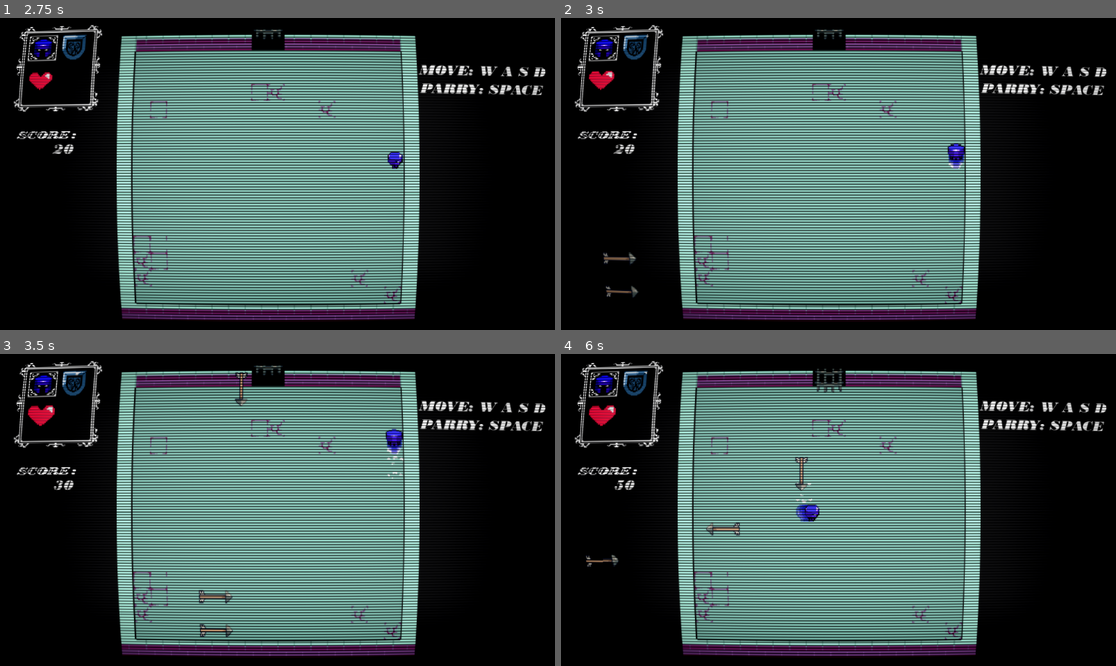
Above: before the commit, frames 1-4 (two rows, left to right).
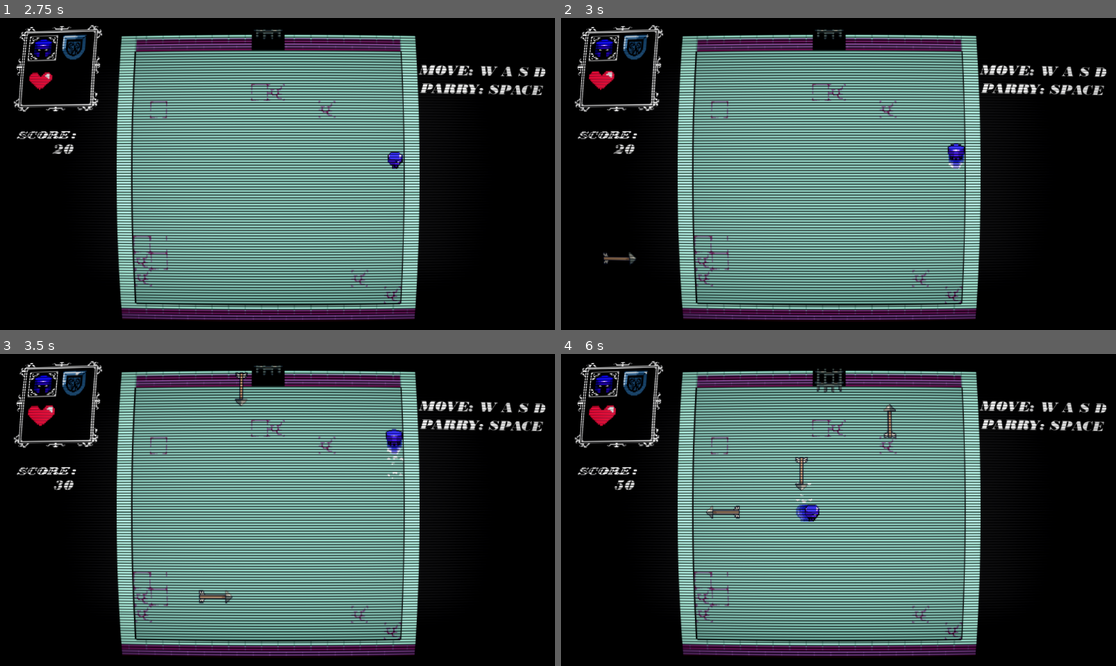
Above: after the commit, the same moments.

Repository: rddtz/gamejamplus
Game: Godot game, scene res://scenes/main.tscn
Same seed, same stepped clock (60 frames per second), same inputs: the game is played once before the commit and once after it. This scene is started directly instead of the project's main scene.
Inputs:
- Up to frame 1 (2.75 s): tap Enter (enviar) at 0.5, 0.6, 2.1 s; hold Right (RIGHT) 0.53-1.28 s; hold S (DOWN) 1.28-2.03 s; tap Space (parry_block) at 1.35 s; hold Right (RIGHT) from 2.03 s (still down)
- Up to frame 2 (3 s): release Right (RIGHT) at 2.78 s; hold W (UP) from 2.78 s (still down); tap Space (parry_block) at 2.85 s
- Up to frame 3 (3.5 s): keep holding W (UP)
- Up to frame 4 (6 s): release W (UP) at 3.53 s; hold A (LEFT) 3.53-5.03 s; tap Enter (enviar) at 3.6, 5.1 s; tap Space (parry_block) at 4.35, 5.85 s; hold S (DOWN) 5.03-5.78 s; hold Right (RIGHT) from 5.78 s (still down)

Frame 1 is identical in both runs. In frame 2, less than 0.1% of the frame differs, in the area x 8-15%, y 85-90%; in frame 3, 0.1%; in frame 4, 0.5%, in the area x 4-61%, y 16-69%.

Commit message:
new aniamtion for spines and waves length

Diff:
--- a/plus/scenes/armadilha-chao.tscn
+++ b/plus/scenes/armadilha-chao.tscn
@@ -1,87 +1,62 @@
-[gd_scene load_steps=25 format=3 uid="uid://cxwj846bjca2"]
+[gd_scene load_steps=18 format=3 uid="uid://cxwj846bjca2"]
 
 [ext_resource type="Script" path="res://scripts/armadilha_chao.gd" id="1_3xmyd"]
-[ext_resource type="Texture2D" uid="uid://8w51h81jn3a0" path="res://assets/antes_espinhos_teste.png" id="3_4x4xa"]
-[ext_resource type="Texture2D" uid="uid://vkjfgik8j5ar" path="res://assets/Animation_spike1.png" id="3_ql23c"]
-
-[sub_resource type="AtlasTexture" id="AtlasTexture_xvjc7"]
-atlas = ExtResource("3_ql23c")
-region = Rect2(0, 112, 256, 16)
-
-[sub_resource type="AtlasTexture" id="AtlasTexture_hybrd"]
-atlas = ExtResource("3_ql23c")
+[ext_resource type="Texture2D" uid="uid://b5kcyvip7di3d" path="res://assets/New_spike-Sheet.png" id="2_yphug"]
+
+[sub_resource type="AtlasTexture" id="AtlasTexture_etxow"]
+atlas = ExtResource("2_yphug")
+region = Rect2(0, 80, 256, 16)
+
+[sub_resource type="AtlasTexture" id="AtlasTexture_veh0s"]
+atlas = ExtResource("2_yphug")
+region = Rect2(0, 64, 256, 16)
+
+[sub_resource type="AtlasTexture" id="AtlasTexture_fvyfb"]
+atlas = ExtResource("2_yphug")
+region = Rect2(0, 48, 256, 16)
+
+[sub_resource type="AtlasTexture" id="AtlasTexture_n2ohy"]
+atlas = ExtResource("2_yphug")
 region = Rect2(0, 32, 256, 16)
 
-[sub_resource type="AtlasTexture" id="AtlasTexture_wr6im"]
-atlas = ExtResource("3_ql23c")
+[sub_resource type="AtlasTexture" id="AtlasTexture_50fmi"]
+atlas = ExtResource("2_yphug")
+region = Rect2(0, 64, 256, 16)
+
+[sub_resource type="AtlasTexture" id="AtlasTexture_0jq2f"]
+atlas = ExtResource("2_yphug")
 region = Rect2(0, 16, 256, 16)
 
-[sub_resource type="AtlasTexture" id="AtlasTexture_rsgb6"]
-atlas = ExtResource("3_ql23c")
-region = Rect2(0, 0, 256, 16)
-
-[sub_resource type="AtlasTexture" id="AtlasTexture_s4d64"]
-atlas = ExtResource("3_ql23c")
-region = Rect2(0, 0, 256, 16)
-
-[sub_resource type="AtlasTexture" id="AtlasTexture_krjx0"]
-atlas = ExtResource("3_ql23c")
-region = Rect2(0, 0, 256, 16)
-
-[sub_resource type="AtlasTexture" id="AtlasTexture_5e63s"]
-atlas = ExtResource("3_ql23c")
-region = Rect2(0, 16, 256, 16)
-
-[sub_resource type="AtlasTexture" id="AtlasTexture_vbofk"]
-atlas = ExtResource("3_ql23c")
+[sub_resource type="AtlasTexture" id="AtlasTexture_drfp5"]
+atlas = ExtResource("2_yphug")
 region = Rect2(0, 32, 256, 16)
 
-[sub_resource type="AtlasTexture" id="AtlasTexture_oquqy"]
-atlas = ExtResource("3_ql23c")
+[sub_resource type="AtlasTexture" id="AtlasTexture_el7x4"]
+atlas = ExtResource("2_yphug")
 region = Rect2(0, 48, 256, 16)
 
-[sub_resource type="AtlasTexture" id="AtlasTexture_7aidx"]
-atlas = ExtResource("3_ql23c")
-region = Rect2(0, 64, 256, 16)
-
-[sub_resource type="AtlasTexture" id="AtlasTexture_ipljy"]
-atlas = ExtResource("3_ql23c")
+[sub_resource type="AtlasTexture" id="AtlasTexture_lqsrn"]
+atlas = ExtResource("2_yphug")
 region = Rect2(0, 80, 256, 16)
 
-[sub_resource type="AtlasTexture" id="AtlasTexture_nwwyo"]
-atlas = ExtResource("3_ql23c")
-region = Rect2(0, 96, 256, 16)
-
-[sub_resource type="AtlasTexture" id="AtlasTexture_vxiu0"]
-atlas = ExtResource("3_ql23c")
-region = Rect2(0, 112, 256, 16)
-
-[sub_resource type="AtlasTexture" id="AtlasTexture_vswlb"]
-atlas = ExtResource("3_ql23c")
-region = Rect2(0, 48, 256, 16)
-
-[sub_resource type="AtlasTexture" id="AtlasTexture_17hlw"]
-atlas = ExtResource("3_ql23c")
-region = Rect2(0, 16, 256, 16)
-
-[sub_resource type="AtlasTexture" id="AtlasTexture_xo48p"]
-atlas = ExtResource("3_ql23c")
+[sub_resource type="AtlasTexture" id="AtlasTexture_d7h7q"]
+atlas = ExtResource("2_yphug")
 region = Rect2(0, 0, 256, 16)
 
 [sub_resource type="SpriteFrames" id="SpriteFrames_62jgt"]
 animations = [{
 "frames": [{
 "duration": 1.0,
-"texture": SubResource("AtlasTexture_xvjc7")
-}, {
-"duration": 1.0,
-"texture": SubResource("AtlasTexture_hybrd")
-}, {
-"duration": 1.0,
-"texture": SubResource("AtlasTexture_wr6im")
-}, {
-"duration": 1.0,
-"texture": SubResource("AtlasTexture_rsgb6")
+"texture": SubResource("AtlasTexture_etxow")
+}, {
+"duration": 1.0,
+"texture": SubResource("AtlasTexture_veh0s")
+}, {
+"duration": 1.0,
+"texture": SubResource("AtlasTexture_fvyfb")
+}, {
+"duration": 1.0,
+"texture": SubResource("AtlasTexture_n2ohy")
 }],
 "loop": false,
 "name": &"descendo",
@@ -89,7 +64,7 @@
 }, {
 "frames": [{
 "duration": 1.0,
-"texture": SubResource("AtlasTexture_s4d64")
+"texture": SubResource("AtlasTexture_50fmi")
 }],
 "loop": true,
 "name": &"machucando",
@@ -97,43 +72,46 @@
 }, {
 "frames": [{
 "duration": 1.0,
-"texture": SubResource("AtlasTexture_krjx0")
-}, {
-"duration": 1.0,
-"texture": SubResource("AtlasTexture_5e63s")
-}, {
-"duration": 1.0,
-"texture": SubResource("AtlasTexture_vbofk")
-}, {
-"duration": 1.0,
-"texture": SubResource("AtlasTexture_oquqy")
-}, {
-"duration": 1.0,
-"texture": SubResource("AtlasTexture_7aidx")
-}, {
-"duration": 1.0,
-"texture": SubResource("AtlasTexture_ipljy")
-}, {
-"duration": 1.0,
-"texture": SubResource("AtlasTexture_nwwyo")
-}, {
-"duration": 1.0,
-"texture": SubResource("AtlasTexture_vxiu0")
-}, {
-"duration": 1.0,
-"texture": SubResource("AtlasTexture_vxiu0")
-}, {
-"duration": 1.0,
-"texture": SubResource("AtlasTexture_vxiu0")
-}, {
-"duration": 1.0,
-"texture": SubResource("AtlasTexture_vswlb")
-}, {
-"duration": 1.0,
-"texture": SubResource("AtlasTexture_17hlw")
-}, {
-"duration": 1.0,
-"texture": SubResource("AtlasTexture_xo48p")
+"texture": SubResource("AtlasTexture_0jq2f")
+}, {
+"duration": 1.0,
+"texture": SubResource("AtlasTexture_drfp5")
+}, {
+"duration": 1.0,
+"texture": SubResource("AtlasTexture_el7x4")
+}, {
+"duration": 1.0,
+"texture": SubResource("AtlasTexture_50fmi")
+}, {
+"duration": 1.0,
+"texture": SubResource("AtlasTexture_lqsrn")
+}, {
+"duration": 1.0,
+"texture": SubResource("AtlasTexture_lqsrn")
+}, {
+"duration": 1.0,
+"texture": SubResource("AtlasTexture_lqsrn")
+}, {
+"duration": 1.0,
+"texture": SubResource("AtlasTexture_lqsrn")
+}, {
+"duration": 1.0,
+"texture": SubResource("AtlasTexture_lqsrn")
+}, {
+"duration": 1.0,
+"texture": SubResource("AtlasTexture_lqsrn")
+}, {
+"duration": 1.0,
+"texture": SubResource("AtlasTexture_lqsrn")
+}, {
+"duration": 1.0,
+"texture": SubResource("AtlasTexture_lqsrn")
+}, {
+"duration": 1.0,
+"texture": SubResource("AtlasTexture_50fmi")
+}, {
+"duration": 1.0,
+"texture": SubResource("AtlasTexture_el7x4")
 }],
 "loop": false,
 "name": &"subindo",
@@ -141,7 +119,7 @@
 }, {
 "frames": [{
 "duration": 1.0,
-"texture": ExtResource("3_4x4xa")
+"texture": SubResource("AtlasTexture_d7h7q")
 }],
 "loop": true,
 "name": &"surgindo",
--- a/plus/scenes/explosao.tscn
+++ b/plus/scenes/explosao.tscn
@@ -199,6 +199,7 @@
 
 [node name="AnimatedSprite2D" type="AnimatedSprite2D" parent="."]
 z_index = 2
+position = Vector2(24, 24)
 sprite_frames = SubResource("SpriteFrames_os5kg")
 animation = &"surgindo"
 autoplay = "surgindo"
@@ -210,9 +211,9 @@
 autoplay = "life_span"
 
 [node name="CollisionShape2D" type="CollisionShape2D" parent="."]
+position = Vector2(24, 24)
 shape = SubResource("RectangleShape2D_rchp0")
 disabled = true
 
 [node name="bombSound" type="AudioStreamPlayer2D" parent="."]
 stream = ExtResource("4_lksw4")
-bus = &"SFX"
--- a/plus/scenes/main.tscn
+++ b/plus/scenes/main.tscn
@@ -14,8 +14,8 @@
 [ext_resource type="PackedScene" uid="uid://dxm6uy4mlng2t" path="res://scenes/armadilha_spawner.tscn" id="12_jp7ru"]
 [ext_resource type="PackedScene" uid="uid://c6dq3gl435piw" path="res://scenes/timer.tscn" id="13_utv0c"]
 [ext_resource type="PackedScene" uid="uid://cl7mw413ftgqn" path="res://scenes/hud.tscn" id="14_sfs7t"]
+[ext_resource type="PackedScene" path="res://scenes/music.tscn" id="15_2dk6j"]
 [ext_resource type="Script" path="res://scripts/controlador.gd" id="16_affun"]
-[ext_resource type="AudioStream" uid="uid://ckdiv4ocmlmyy" path="res://assets/sons/musicaTranquila.wav" id="16_uttrl"]
 
 [node name="main2" type="Node2D"]
 process_mode = 1
@@ -56,6 +56,8 @@
 [node name="Timer" parent="." instance=ExtResource("13_utv0c")]
 position = Vector2(-59, 403)
 
+[node name="music" parent="." instance=ExtResource("15_2dk6j")]
+
 [node name="controlador" type="Node2D" parent="."]
 script = ExtResource("16_affun")
 
@@ -64,8 +66,3 @@
 offset_top = 849.0
 offset_right = 367.0
 offset_bottom = 849.0
-
-[node name="main theme" type="AudioStreamPlayer" parent="."]
-stream = ExtResource("16_uttrl")
-autoplay = true
-bus = &"main theme"
--- a/plus/scripts/bomba_spawner.gd
+++ b/plus/scripts/bomba_spawner.gd
@@ -11,7 +11,7 @@
 	if active:
 		for i in range(quantite):
 			var bomba := bomba_scene.instantiate()
-			var y = randi_range(80,296)/16
-			var x = randi_range(96, 328)/16
+			var y = randi_range(67,275)/16
+			var x = randi_range(85, 292)/16
 			bomba.position = Vector2(x*16,y*16)
 			get_tree().current_scene.add_child(bomba, true)
--- a/plus/scripts/controlador.gd
+++ b/plus/scripts/controlador.gd
@@ -11,10 +11,12 @@
 var timer = 0
 var shoot = SHOOT_TIME
 var flechas := 2
-var espinhos := 2
-var explosao := 2
+var espinhos := 1
+var explosao := 1
 
 var inc_speed = 10
+var inc_arm = 20
+var inc_exp = 30
 # Called when the node enters the scene tree for the first time.
 func _ready() -> void:
 
@@ -115,38 +117,70 @@
 
 func num_flechas(f, t):
 
-	f = min(16, f + t/4) #min(8, f + t/5)
+	f = min(16, f + t/10) #min(8, f + t/5)
 	return f
 
 func set_arrow_speed(t):
-	b.speed += 5
-	c.speed += 5
-	d.speed += 5
-	e.speed += 5
+	b.speed += 1
+	c.speed += 1
+	d.speed += 1
+	e.speed += 1
+
+
 # Called every frame. 'delta' is the elapsed time since the previous frame.
 func _process(delta: float) -> void:
 
-	flechas = num_flechas(2, timer)
+	flechas = num_flechas(1, timer)
 	timer += delta
 	shoot -= delta
 	inc_speed -= delta
 
-	if inc_speed <= 0:
-		set_arrow_speed(timer)
-		inc_speed = 10
 
 	print(flechas)
 
-	if timer > 10*SEG:
-		pass
-	elif timer > 5*SEG:
+	if timer > 6*SEG:
+		SHOOT_TIME = 0
 		bomba_spawner.active = true
-	elif timer > 2*SEG:
-		SHOOT_TIME -= delta
 		armadilha_spawner_v.active = true
-		if shoot <= 0:
-			rand_arrow(flechas)
-			shoot = SHOOT_TIME
+		rand_arrow(flechas)
+
+		if inc_speed <= 0:
+			set_arrow_speed(timer)
+			inc_speed = 10
+		else:
+			inc_speed -= delta
+
+		if inc_arm <= 0:
+			espinhos += 1
+			inc_arm = 10
+		else:
+			inc_arm -= delta
+
+		if inc_exp <= 0:
+			explosao += 1
+			inc_exp = 10
+		else:
+			inc_exp -= delta
+
+
+	elif timer > 4*SEG:
+		bomba_spawner.active = true
+		armadilha_spawner_v.active = false
+		b.active = false
+		c.active = false
+		e.active = false
+		d.active = false
+
+	elif timer > 3*SEG:
+		#SHOOT_TIME -= delta
+		armadilha_spawner_v.active = true
+		b.active = false
+		c.active = false
+		e.active = false
+		d.active = false
+		#if shoot <= 0:
+			#rand_arrow(flechas)
+			#shoot = SHOOT_TIME
 	else:
 		armadilha_spawner_v.active = false
 		bomba_spawner.active = false
--- a/plus/scripts/explosao.gd
+++ b/plus/scripts/explosao.gd
@@ -15,7 +15,7 @@
 func _process(delta: float) -> void:
 	if sprite.animation == "explosao" && !explodiu:
 		Global.screen_shake(25.0)
-		$bombSound.randf_range(1.0,1.2)
+		$bombSound.pitch_scale = randf_range(1.0,1.2)
 		$bombSound.play()
 		explodiu = true
 
Binary file added: plus/assets/New_spike-Sheet.png
Not shown, added: plus/assets/New_spike-Sheet.png.import
